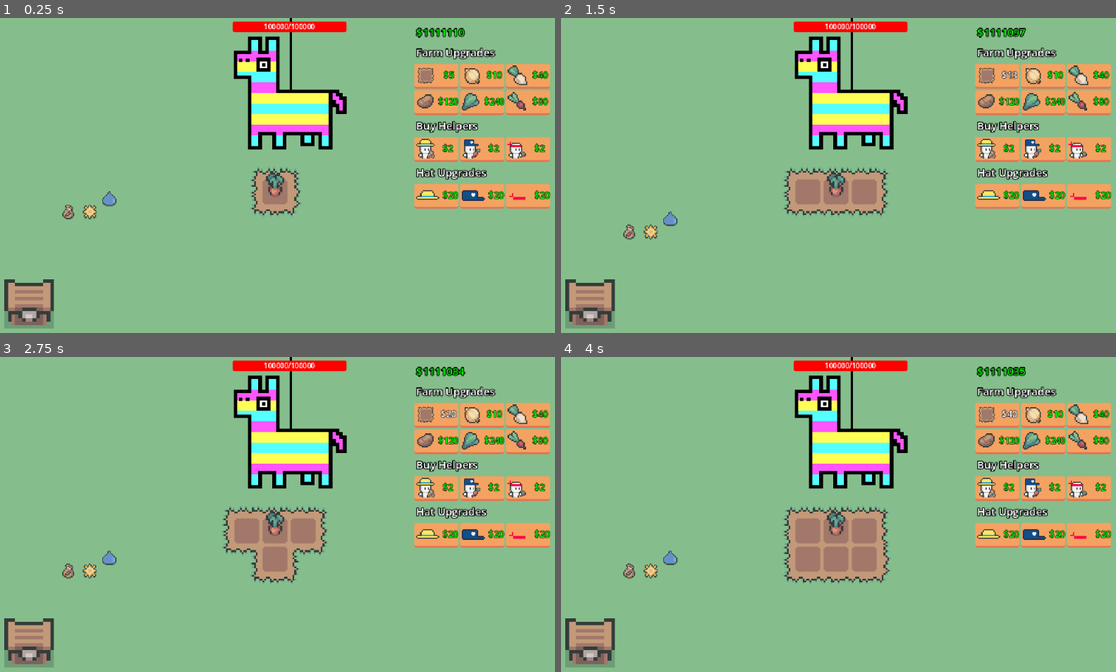
Above: before the commit, frames 1-4 (two rows, left to right).
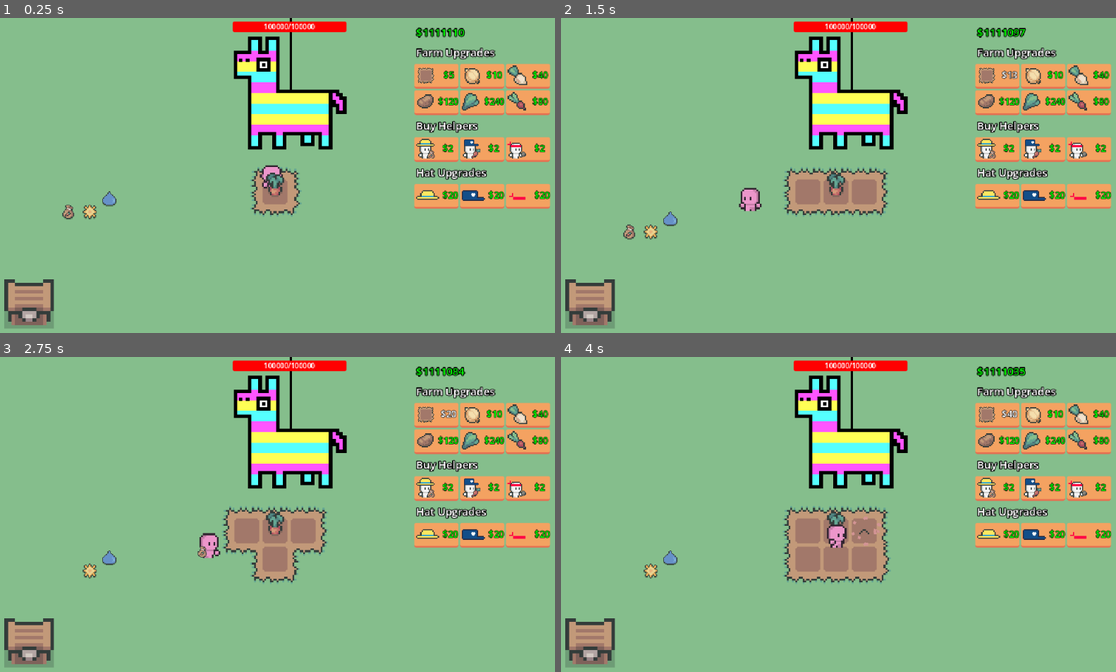
Above: after the commit, the same moments.

Repository: eric-marsh/farminata
Game: Godot game, scene res://scene/scene_switcher.tscn
Same seed, same stepped clock (60 frames per second), same inputs: the game is played once before the commit and once after it. Sound files missing from this copy of the repository are replaced by a short silence.
Inputs:
- Up to frame 1 (0.25 s): no input
- Up to frame 2 (1.5 s): click "$5" at 0.5 s; click "$8" at 1.25 s
- Up to frame 3 (2.75 s): click "$13" at 2 s
- Up to frame 4 (4 s): click "$20" at 2.75 s; click "$29" at 3.5 s

The runs differ from the first frame. In frame 1, 0.1% of the frame differs, in the area x 46-51%, y 46-55%; in frame 2, 0.3%; in frame 3, 0.3%; in frame 4, 0.4%, in the area x 11-58%, y 50-71%.

Commit message:
y sort indexing

Diff:
--- a/scene/droppable.tscn
+++ b/scene/droppable.tscn
@@ -12,13 +12,14 @@
 radius = 7.0
 
 [node name="Droppable" type="RigidBody2D" groups=["droppable"]]
-z_index = 1
+y_sort_enabled = true
 collision_layer = 19
 collision_mask = 19
 input_pickable = true
 script = ExtResource("1_34vfq")
 
 [node name="Sprite2D" type="Sprite2D" parent="."]
+y_sort_enabled = true
 texture = ExtResource("1_j5dow")
 
 [node name="Shadow" type="Sprite2D" parent="Sprite2D"]
--- a/scene/helper/helper.tscn
+++ b/scene/helper/helper.tscn
@@ -202,7 +202,7 @@
 font_color = Color(0, 1, 0, 1)
 
 [node name="Helper" type="CharacterBody2D"]
-z_index = 2
+y_sort_enabled = true
 collision_layer = 0
 collision_mask = 0
 script = ExtResource("1_xnnrj")
@@ -211,6 +211,7 @@
 shape = SubResource("CircleShape2D_uu31v")
 
 [node name="AnimatedSprite2D" type="AnimatedSprite2D" parent="."]
+y_sort_enabled = true
 material = SubResource("ShaderMaterial_ewdy1")
 scale = Vector2(2, 2)
 sprite_frames = SubResource("SpriteFrames_6kp2c")
--- a/scene/main.tscn
+++ b/scene/main.tscn
@@ -8,10 +8,12 @@
 [ext_resource type="Script" uid="uid://btvo711v3d32a" path="res://scene/drops_manager.gd" id="6_k65ib"]
 [ext_resource type="Script" uid="uid://b8iivuocvbyjt" path="res://script/helpers_container.gd" id="6_of57s"]
 [ext_resource type="PackedScene" uid="uid://xiwavl2b1sw0" path="res://scene/droppable.tscn" id="7_wscrc"]
+[ext_resource type="PackedScene" uid="uid://c82wwcd2kv076" path="res://scene/helper/helper.tscn" id="8_k65ib"]
 [ext_resource type="PackedScene" uid="uid://pcjs3l3ltyss" path="res://scene/sell_chest.tscn" id="8_of57s"]
 [ext_resource type="PackedScene" uid="uid://c0isrep8hx4u6" path="res://scene/piniata.tscn" id="10_tqoya"]
 
 [node name="Main" type="Node2D"]
+y_sort_enabled = true
 script = ExtResource("1_ig7tw")
 
 [node name="Camera2D" type="Camera2D" parent="."]
@@ -21,13 +23,11 @@
 [node name="Audio" parent="Camera2D" instance=ExtResource("3_b5f6u")]
 position = Vector2(-320, -180)
 
-[node name="PlotContainer" type="Node2D" parent="."]
-position = Vector2(320, 197)
-
-[node name="PlotGrid" parent="PlotContainer" instance=ExtResource("4_0ha60")]
-position = Vector2(-16, -16)
+[node name="PlotGrid" parent="." instance=ExtResource("4_0ha60")]
+position = Vector2(304, 181)
 
 [node name="Drops" type="Node2D" parent="."]
+y_sort_enabled = true
 script = ExtResource("6_k65ib")
 
 [node name="Droppable" parent="Drops" instance=ExtResource("7_wscrc")]
@@ -42,7 +42,12 @@
 drop_type = 4
 
 [node name="Helpers" type="Node2D" parent="."]
+y_sort_enabled = true
+position = Vector2(0, 6)
 script = ExtResource("6_of57s")
+
+[node name="Helper" parent="Helpers" instance=ExtResource("8_k65ib")]
+position = Vector2(316, 173)
 
 [node name="CanvasLayer" parent="." instance=ExtResource("5_0ha60")]
 
--- a/scene/plot.tscn
+++ b/scene/plot.tscn
@@ -1,15 +1,18 @@
-[gd_scene load_steps=4 format=3 uid="uid://b7mjmd8qocm5n"]
+[gd_scene load_steps=5 format=3 uid="uid://b7mjmd8qocm5n"]
 
 [ext_resource type="Script" uid="uid://dv6p8ldxol3f0" path="res://script/plot.gd" id="1_xmivb"]
 [ext_resource type="Texture2D" uid="uid://d2go8llpcolsq" path="res://img/plot/plot_dry.png" id="2_8yg48"]
+[ext_resource type="Texture2D" uid="uid://bhreatr0ikkps" path="res://img/plants/carrot/carrot_sapling3.png" id="3_8yg48"]
 
 [sub_resource type="RectangleShape2D" id="RectangleShape2D_4pdpe"]
 size = Vector2(32, 32)
 
 [node name="Plot" type="Node2D"]
+y_sort_enabled = true
 script = ExtResource("1_xmivb")
 
 [node name="Area2D" type="Area2D" parent="."]
+y_sort_enabled = true
 position = Vector2(8, 8)
 
 [node name="CollisionShape2D" type="CollisionShape2D" parent="Area2D"]
@@ -17,10 +20,13 @@
 shape = SubResource("RectangleShape2D_4pdpe")
 
 [node name="Dirt" type="Sprite2D" parent="."]
+z_index = -1
 texture = ExtResource("2_8yg48")
 centered = false
 
 [node name="Plant" type="Sprite2D" parent="."]
+y_sort_enabled = true
+texture = ExtResource("3_8yg48")
 centered = false
 
 [connection signal="body_entered" from="Area2D" to="." method="_on_area_2d_body_entered"]
--- a/scene/plot_grid.tscn
+++ b/scene/plot_grid.tscn
@@ -8,9 +8,19 @@
 size = Vector2(64, 64)
 
 [node name="PlotGrid" type="Node2D"]
+y_sort_enabled = true
 script = ExtResource("1_iwkn7")
 
+[node name="StaticBody2D" type="StaticBody2D" parent="."]
+collision_layer = 16
+collision_mask = 16
+
+[node name="CollisionShape2D" type="CollisionShape2D" parent="StaticBody2D"]
+position = Vector2(32, 32)
+shape = SubResource("RectangleShape2D_315pt")
+
 [node name="TileMapLayer" type="TileMapLayer" parent="."]
+z_index = -1
 tile_set = ExtResource("3_315pt")
 
 [node name="Plot" parent="." instance=ExtResource("2_315pt")]
@@ -23,11 +33,3 @@
 
 [node name="Plot4" parent="." instance=ExtResource("2_315pt")]
 position = Vector2(32, 32)
-
-[node name="StaticBody2D" type="StaticBody2D" parent="."]
-collision_layer = 16
-collision_mask = 16
-
-[node name="CollisionShape2D" type="CollisionShape2D" parent="StaticBody2D"]
-position = Vector2(32, 32)
-shape = SubResource("RectangleShape2D_315pt")
--- a/script/canvas_layer.gd
+++ b/script/canvas_layer.gd
@@ -82,7 +82,7 @@
 
 	Globals.Main.change_money(-plot_price)
 	State.num_plots += 1
-	$"../PlotContainer/PlotGrid".add_plot() # TODO: If there is multiple plots, do this in a better way
+	$"../PlotGrid".add_plot() # TODO: If there is multiple plots, do this in a better way
 	update_money_counter()
 
 
--- a/script/droppable.gd
+++ b/script/droppable.gd
@@ -91,6 +91,7 @@
 		elif is_dragging and event.button_index == MOUSE_BUTTON_LEFT and !event.pressed:
 			stop_dragging()
 
+
 func start_dragging() -> void:
 	if !Globals.Main or Globals.Main.is_dragging:
 		return
@@ -101,8 +102,11 @@
 	set_collision_layer_value(1, false)
 	set_collision_layer_value(5, false)
 	set_collision_mask_value(5, false)
+	z_index = 20
 	if DropUtil.is_produce(drop_type):
 		Globals.SellChestNode.open_chest(self)
+
+
 
 
 func stop_dragging() -> void:
@@ -113,6 +117,7 @@
 	Globals.Main.is_dragging = false
 	Globals.Main.dragged_droppable = null
 	set_collision_layer_value(1, true)
+	z_index = 0
 	Util.quick_timer(self, 0.000001, func():
 		if is_instance_valid(self):
 			sleeping=false
--- a/script/globals.gd
+++ b/script/globals.gd
@@ -28,5 +28,5 @@
 	AnimationsContainer = get_node("/root/SceneSwitcher/Main/Animations")
 	AudioNode = get_node("/root/SceneSwitcher/Main/Camera2D/Audio")
 	SellChestNode = get_node("/root/SceneSwitcher/Main/SellChest")
-	PlotGrid = get_node("/root/SceneSwitcher/Main/PlotContainer/PlotGrid")
+	PlotGrid = get_node("/root/SceneSwitcher/Main/PlotGrid")
 	PiniataNode = get_node("/root/SceneSwitcher/Main/Piniata")
Not shown: 1 places in scene/main.tscn that only renumber resources
